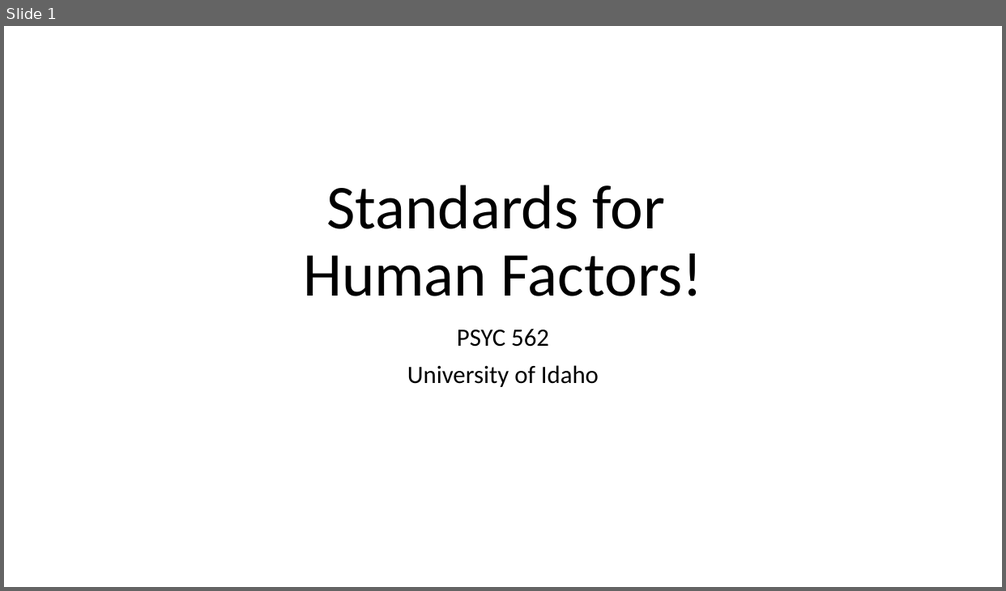
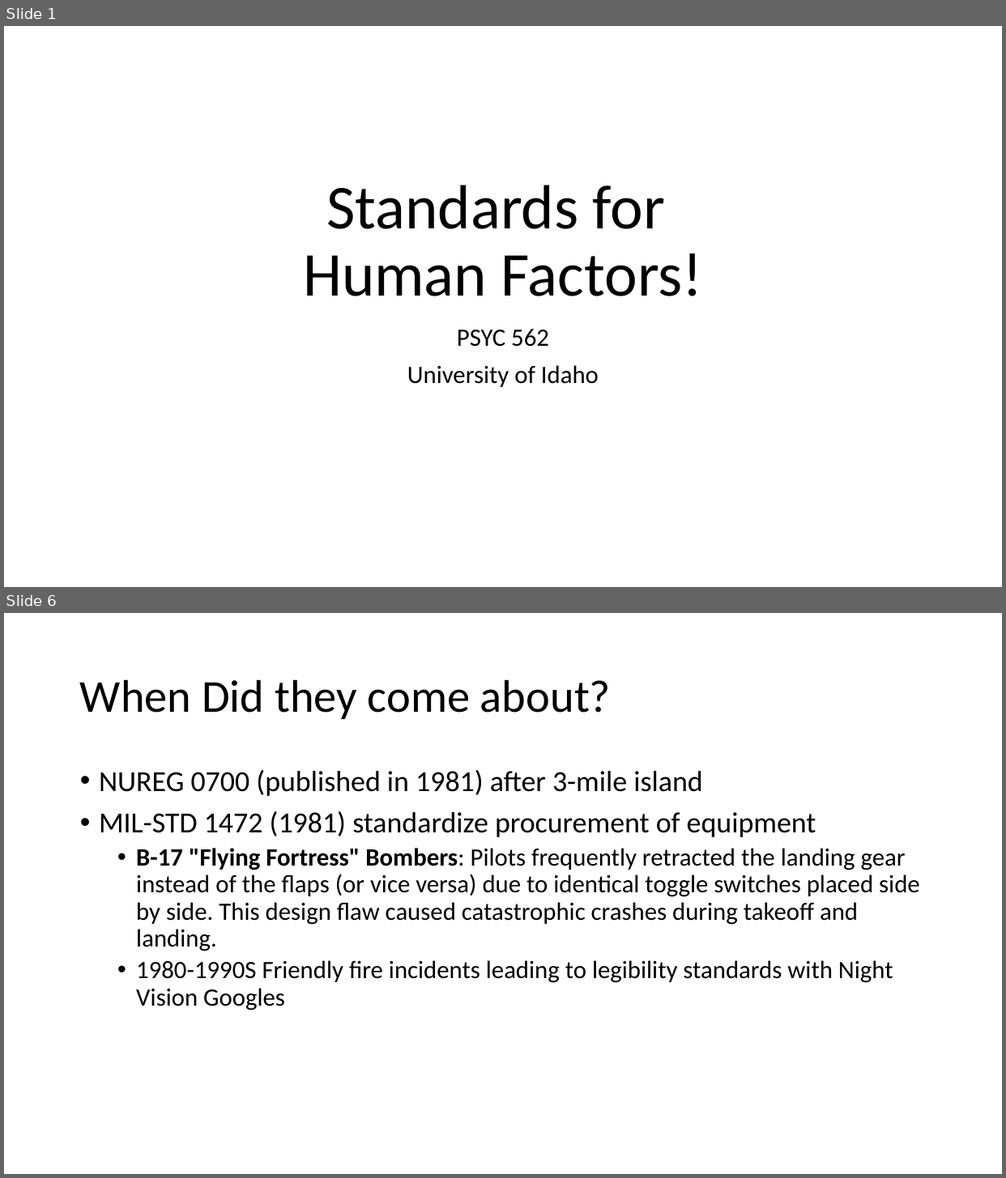
Before and after one commit to rogerlew/advanced-human-factors, a slide deck: readings/standards/Human Factors Standards.pptx. Shown one above the other, each under a label of ours: slide 1 before the commit, slides 1 and 6 after it; the slides between them are not shown. The pictures are 1006x591 and 1006x1178 pixels, drawn with LibreOffice and Linux fonts; fonts in the diff are those of the drawing. Boxes give left, top, right and bottom in pixels: in the first picture for what was removed or moved away, otherwise in the second. Text is boxed around its words. In the diff, an @@ line names an element or a change of style, - is before the commit and + after.

```diff
--- a/readings/standards/Human Factors Standards.pptx
+++ b/readings/standards/Human Factors Standards.pptx
@@ slide 6 added at (4,613,1002,1174), background #FFFFFF @@
@@ title added at (80,679,611,719), 44 pt, text #000000 @@
+When Did they come about?
@@ text added at (99,770,920,1011), 24 pt, text #000000 @@
+• NUREG 0700 (published in 1981) after 3-mile island
+• MIL-STD 1472 (1981) standardize procurement of equipment
+  • B-17 "Flying Fortress" Bombers: Pilots frequently retracted the landing gear instead of the flaps (or vice versa) due to identical toggle switches placed side by side. This design flaw caused catastrophic crashes during takeoff and landing.
+  • 1980-1990S Friendly fire incidents leading to legibility standards with Night Vision Googles
```
Also in this commit, not shown: 2 slides changed, 3 other slides added, 7 slides removed.
